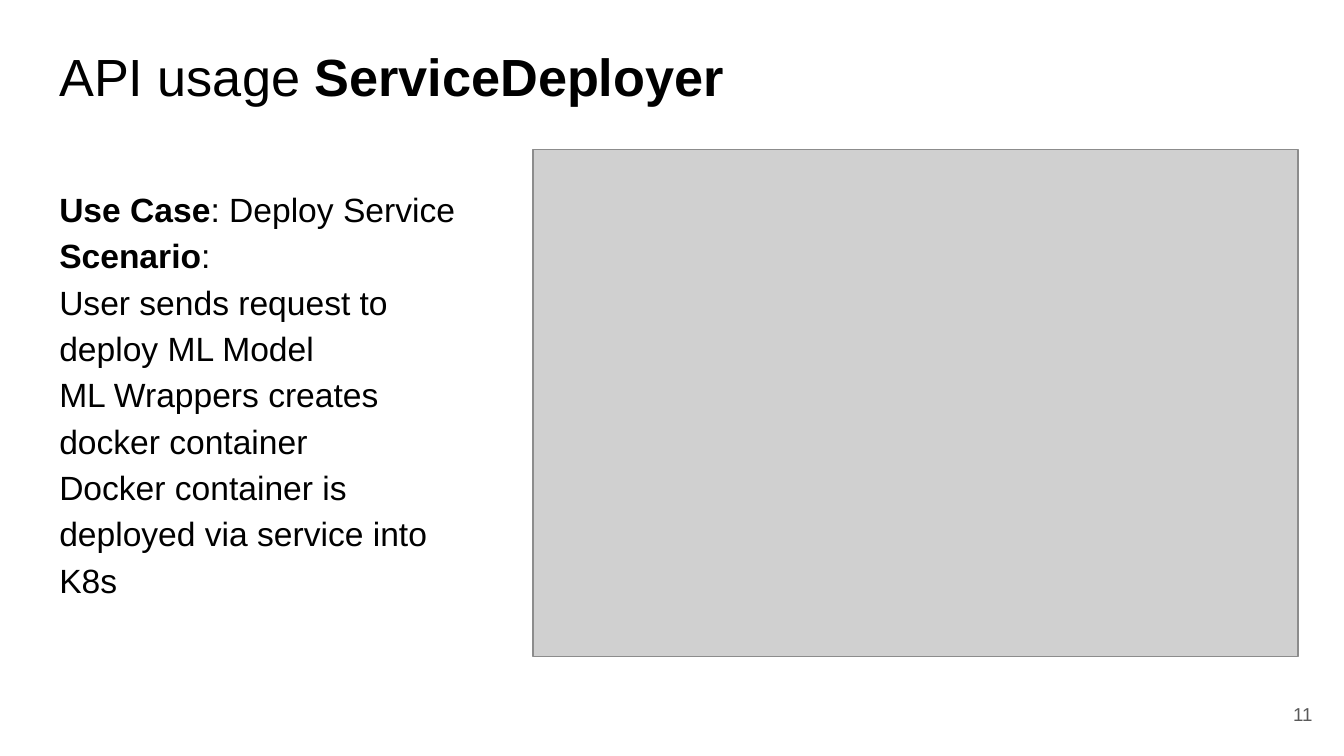
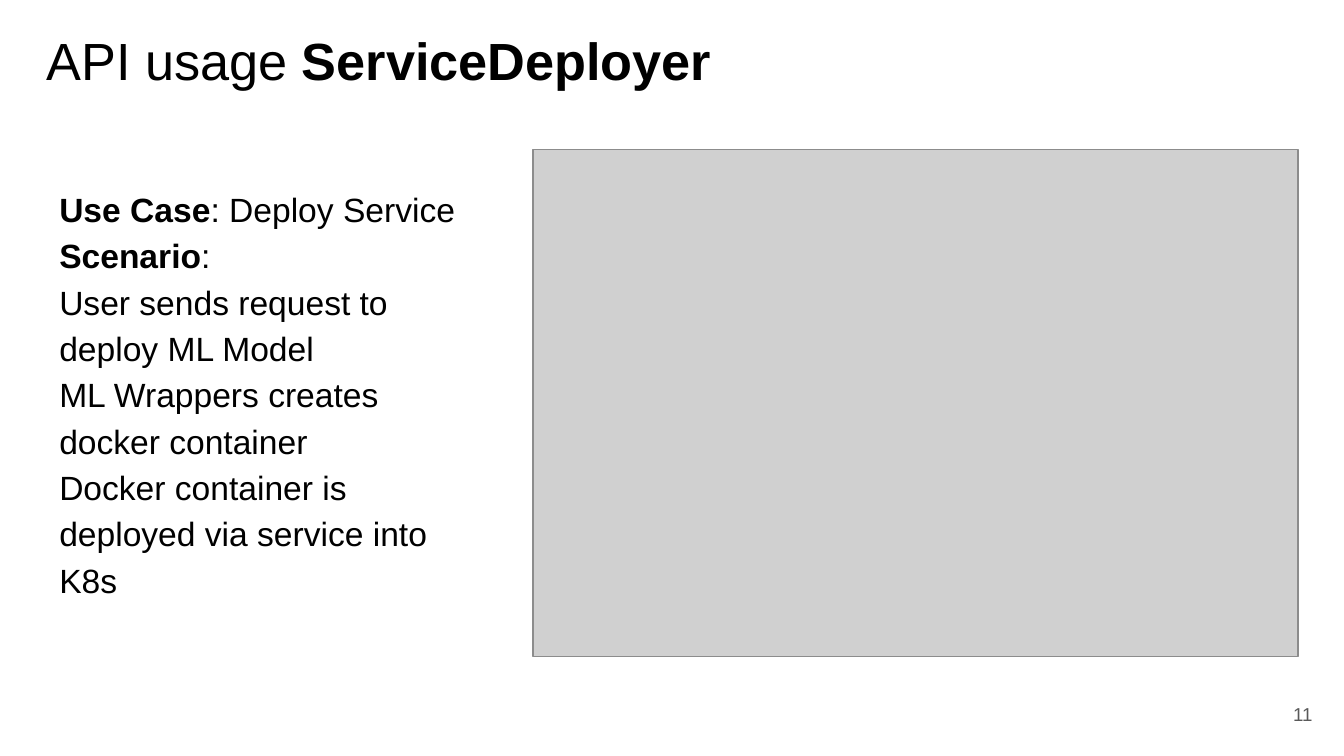
Before and after one commit to fanglores/Advanced-Software-Design, a slide deck: slide 11 of PracticeTasks/Module2/FinalTask_2/FinalTask_2.pptx. Drawn at 1344x756 pixels with LibreOffice and Linux fonts; fonts in the diff are those of the drawing; grey boxes stand for pictures. Boxes give left, top, right and bottom in pixels: in the first picture for what was removed or moved away, otherwise in the second. Text is boxed around its words. In the diff, an @@ line names an element or a change of style, - is before the commit and + after.

```diff
--- a/PracticeTasks/Module2/FinalTask_2/FinalTask_2.pptx
+++ b/PracticeTasks/Module2/FinalTask_2/FinalTask_2.pptx
@@ title "API usage ServiceDeployer" moved from (x1=59, y1=58, x2=724, y2=106) to (x1=47, y1=42, x2=711, y2=90) @@
```
Also in this commit, not shown: 4 other slides changed, 1 slide added, 1 slide removed, 1 other file.
